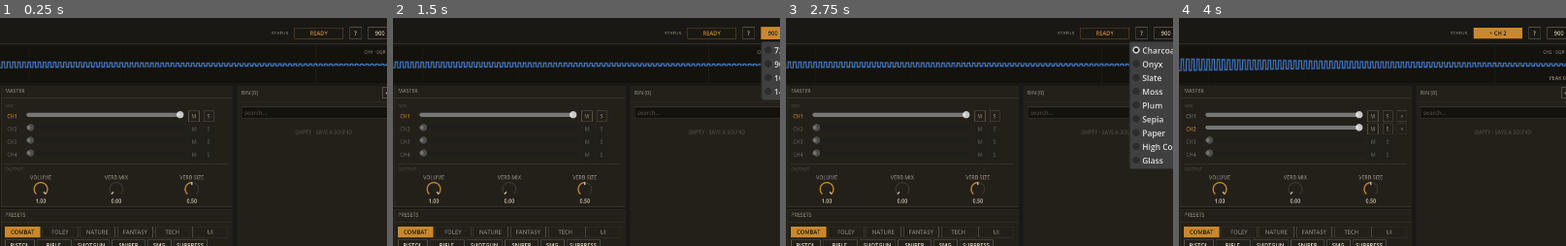
Above: before the commit, frames 1-4 (left to right).
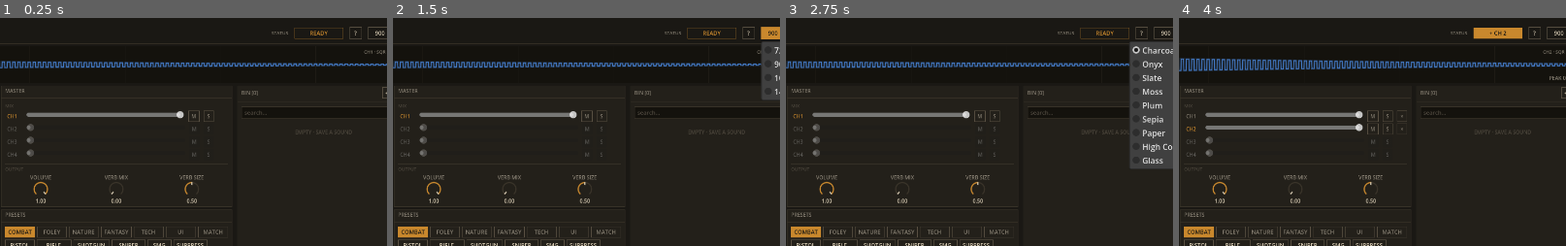
Above: after the commit, the same moments.

Repository: PMGRNTS/sprightly_sound_app
Game: Godot game, scene res://scenes/main.tscn
Same seed, same stepped clock (60 frames per second), same inputs: the game is played once before the commit and once after it.
Inputs:
- Up to frame 1 (0.25 s): no input
- Up to frame 2 (1.5 s): click "?" at 0.5 s; click "900" at 1.25 s
- Up to frame 3 (2.75 s): click "◐" at 2 s
- Up to frame 4 (4 s): click "CH 1" at 2.75 s; click "+" at 3.5 s
The pictures show only the part of the screen within x 46-96%, y 1-51%; the shares and areas given below are measured in that part.

The runs differ from the first frame. In frame 1, 0.7% of the frame differs, in the area x 2-58%, y 91-97%; in frame 2, 0.7%; in frame 3, 0.7%; in frame 4, 0.7%.

Commit message:
Add MATCH preset tab: 24 competitive-match sounds
New presets_match.gd group with cues for competitive play:
objectives (captured, capturing, contested, point lost, flag
taken/dropped/captured/returned, bomb planted/defused, checkpoint),
round flow (match start horn, round win/loss, overtime, final-seconds
tick), combat feedback (hitmarker, elimination, headshot, streak,
respawn) and map events (ping, airdrop, zone closing).

CAPTURNG and CONTESTD are one-second seamless loops. Tremolo depth
always fades, so their steady pulse comes from detune beating and a
sub-audio saw pinging a resonant bandpass instead.

Registered in registry.json, the Godot dispatcher and both display-tab
maps; regenerated docs/js/presets-generated.js. Levels balanced to the
existing GAME/UI loudness targets.

Co-Authored-By: Claude Opus 5.5 <noreply@anthropic.com>

Diff:
--- a/project.godot
+++ b/project.godot
@@ -15,7 +15,7 @@
 [application]
 
 config/name="Hone"
-config/description="Multi-channel sound effect synthesizer with ADSR envelopes, filters, drive, delay, crush, reverb, flanger, chord stacking, and 130+ layered presets."
+config/description="Multi-channel sound effect synthesizer with ADSR envelopes, filters, drive, delay, crush, reverb, flanger, chord stacking, and 160+ layered presets."
 run/main_scene="res://scenes/main.tscn"
 config/features=PackedStringArray("4.7", "Forward Plus")
 config/icon="uid://bqw81ib63p7mp"
--- a/scripts/app/ui_builder.gd
+++ b/scripts/app/ui_builder.gd
@@ -24,7 +24,7 @@
 	"crush", "flanger", "chord",
 ]
 
-# Preset-tab consolidation: twelve registry groups bin into six display
+# Preset-tab consolidation: thirteen registry groups bin into seven display
 # groups so the panel shows fewer tabs. Done at the UI layer because
 # Presets.GROUP_CLASSES dispatches preset functions by the registry's
 # source group — keeping registry.json and the dispatcher untouched
@@ -42,6 +42,7 @@
 	"MACHINE": "TECH",
 	"UI":      "UI",
 	"GAME":    "UI",
+	"MATCH":   "MATCH",
 }
 
 const PRESET_GRID_COLUMNS := 6
--- a/scripts/presets.gd
+++ b/scripts/presets.gd
@@ -30,6 +30,7 @@
 	"MACHINE": preload("res://scripts/presets/presets_machine.gd"),
 	"UI":      preload("res://scripts/presets/presets_ui.gd"),
 	"GAME":    preload("res://scripts/presets/presets_game.gd"),
+	"MATCH":   preload("res://scripts/presets/presets_match.gd"),
 }
 
 # Loaded once from registry.json at first class access. UI walks this to
--- /dev/null
+++ b/scripts/presets/presets_match.gd
@@ -0,0 +1,327 @@
+class_name PresetsMatch
+extends PresetsHelpers
+
+# Competitive-match cues: objective events (hill / point / flag / bomb),
+# round flow, combat feedback and map events. They have to read
+# instantly over gunfire, so each has one clear identity — rising major
+# for good news, falling minor for bad, dissonant pulses for "contested"
+# — and a crisp transient so it cuts through a busy mix. Chord stingers
+# play one channel per chord tone with a shared arp, so every voice
+# changes chord on the same beat.
+
+
+# ── Objectives ─────────────────────────────────────────────────────
+
+static func preset_captured() -> Dictionary:
+	# Hill / point captured: a quick brass run up the major chord, landing
+	# on a bell and a cymbal at 0.3 s while a chord blooms underneath.
+	var root: float = _pick([523.0, 587.0])
+	var run: Dictionary = _layer({"mode": SAW, "pitch": root, "voice": 2, "detune": 0.006, "length": 0.42, "volume": 0.60, "level": 0.84},
+		[_env(0.0, 0.0, 1.0, 0.15), _arp(13.3, 4, 7, 12), _filt(LP, 2400.0, 0.3, 0.3, 0.0, 0.6)])
+	var bloom: Dictionary = _layer({"mode": SAW, "pitch": root, "voice": 3, "detune": 0.008, "length": 1.4, "volume": 0.50, "level": 0.50},
+		[_env(0.22, 0.2, 0.6, 0.4), _chord(4, 7, 12, 0.6), _filt(LP, 1800.0, 0.3, 0.4, 0.25, 0.7)])
+	var bell: Dictionary = _layer({"mode": SIN, "pitch": root * 4.0, "length": 1.4, "volume": 0.60, "level": 0.50},
+		[_at(0.3, 1.4, 0.3), _chord(12, 19, 0, 0.3)])
+	var crash: Dictionary = _layer({"mode": NSE, "length": 1.4, "volume": 0.60, "level": 0.37},
+		[_at(0.3, 1.4, 0.3), _filt(HP, 5000.0, 0.2)])
+	return _sound([run, bloom, bell, crash], 0.35, 0.55)
+
+
+static func preset_capturing() -> Dictionary:
+	# Capture in progress, one second long — loop it while the player
+	# holds the point. Tremolo depth always fades, so the steady 8 Hz
+	# pulse comes from elsewhere: a sub-audio saw pings a resonant
+	# bandpass once per cycle, and two detuned voices beat at 8 Hz.
+	var ticks: Dictionary = _layer({"mode": SAW, "pitch": 8.0, "length": 1.0, "volume": 0.80, "level": 0.40},
+		[_env(0.01, 0.0, 1.0, 0.01), _filt(BP, 1320.0, 0.95)])
+	var pad: Dictionary = _layer({"mode": SIN, "pitch": 330.0, "voice": 2, "detune": 0.0242, "length": 1.0, "volume": 0.60, "level": 0.36},
+		[_env(0.01, 0.0, 1.0, 0.01)])
+	# No chord on loop layers: its upward copies are time-compressed and
+	# would drop out halfway through the loop.
+	var hum: Dictionary = _layer({"mode": TRI, "pitch": 165.0, "length": 1.0, "volume": 0.50, "level": 0.20},
+		[_env(0.01, 0.0, 1.0, 0.01), _filt(LP, 800.0, 0.2)])
+	return _sound([ticks, pad, hum], 0.0, 0.3)
+
+
+static func preset_contested() -> Dictionary:
+	# Point contested: a tritone warble over a throbbing buzz, with a
+	# ticking edge. One second long and loopable — every rate divides it.
+	var warble: Dictionary = _layer({"mode": SQR, "pitch": 622.0, "length": 1.0, "volume": 0.60, "level": 0.40},
+		[_env(0.01, 0.0, 1.0, 0.01), _arp(6.0, 6, 0, 6), _filt(BP, 1400.0, 0.4)])
+	var buzz: Dictionary = _layer({"mode": SAW, "pitch": 155.0, "voice": 2, "detune": 0.0387, "length": 1.0, "volume": 0.60, "level": 0.36},
+		[_env(0.01, 0.0, 1.0, 0.01), _filt(LP, 900.0, 0.4)])
+	var edge: Dictionary = _layer({"mode": SAW, "pitch": 6.0, "length": 1.0, "volume": 0.80, "level": 0.30},
+		[_env(0.01, 0.0, 1.0, 0.01), _filt(BP, 2500.0, 0.9)])
+	return _sound([warble, buzz, edge], 0.0, 0.3)
+
+
+static func preset_point_lost() -> Dictionary:
+	# Point lost: brass falling down the minor chord (5 → ♭3 → 1) over a
+	# sinking low note.
+	var root: float = _pick([784.0, 698.0])
+	var fall: Dictionary = _layer({"mode": SAW, "pitch": root * 0.5, "voice": 2, "detune": 0.008, "length": 0.8, "volume": 0.70, "level": 0.65},
+		[_env(0.0, 0.1, 0.7, 0.4), _arp(9.0, -4, -7, -7), _filt(LP, 1600.0, 0.3, -0.3, 0.0, 1.0)])
+	var low: Dictionary = _layer({"mode": SAW, "pitch": root * 0.25, "voice": 2, "detune": 0.01, "length": 0.8, "volume": 0.60, "level": 0.48},
+		[_env(0.02, 0.2, 0.6, 0.4), _bend(-0.15, 1.0, 0.0), _filt(LP, 700.0, 0.3)])
+	var thud: Dictionary = _layer({"mode": SIN, "pitch": 70.0, "length": 0.25, "volume": 0.80, "level": 0.42},
+		[_bend(0.4, 0.0, 0.4)])
+	return _sound([fall, low, thud], 0.25, 0.45)
+
+
+static func preset_flag_taken() -> Dictionary:
+	# Flag taken: two scooping horn blasts — an alarm, not a fanfare.
+	var horn: Dictionary = _layer({"mode": SAW, "pitch": 233.0, "voice": 3, "detune": 0.012, "length": 0.32, "volume": 0.70, "level": 0.55},
+		[_env(0.03, 0.1, 0.8, 0.2), _bend(-0.12, 0.0, 0.3), _drive(0.3), _filt(LP, 1500.0, 0.3), _echo(380.0, 0.9)])
+	var high: Dictionary = _layer({"mode": SQR, "pitch": 932.0, "length": 0.32, "volume": 0.50, "level": 0.25},
+		[_env(0.03, 0.1, 0.8, 0.2), _bend(-0.12, 0.0, 0.3), _filt(BP, 1800.0, 0.5), _echo(380.0, 0.9)])
+	var sub: Dictionary = _layer({"mode": SIN, "pitch": 58.0, "length": 0.32, "volume": 0.80, "level": 0.35},
+		[_env(0.03, 0.1, 0.8, 0.2), _echo(380.0, 0.9)])
+	return _sound([horn, high, sub], 0.2, 0.45)
+
+
+static func preset_flag_dropped() -> Dictionary:
+	# Flag dropped: cloth flutter, a thud, and a falling two-note chime.
+	var chime: Dictionary = _layer({"mode": SIN, "pitch": 1319.0, "length": 0.45, "volume": 0.70, "level": 0.53},
+		[_env(0.0, 0.15, 0.5, 0.5), _arp(8.0, -5, -5, -5), _chord(12, 19, 0, 0.3)])
+	var thud: Dictionary = _layer({"mode": SIN, "pitch": 90.0, "length": 0.2, "volume": 0.90, "level": 0.50},
+		[_bend(0.3, 0.0, 0.4)])
+	var cloth: Dictionary = _layer({"mode": NSE, "length": 0.22, "volume": 0.70, "level": 0.35},
+		[_env(0.1, 0.9, 0.0, 0.0), _filt(BP, 1500.0, 0.3), _trem(0.7, 24.0)])
+	return _sound([chime, thud, cloth], 0.2, 0.4)
+
+
+static func preset_flag_captured() -> Dictionary:
+	# Flag captured / scored: "ta-ta-ta-TAAA" — three brass pickups, then
+	# the chord a fourth up with a cymbal crash. The arp's three equal
+	# steps hold the top note; a saw tremolo that fades out by 0.45 s
+	# articulates the pickups.
+	var root: float = _pick([392.0, 440.0])
+	var brass: Dictionary = _layer({"mode": SAW, "pitch": root, "voice": 3, "detune": 0.008, "length": 1.5, "volume": 0.60, "level": 0.64},
+		[_env(0.01, 0.2, 0.7, 0.4), _arp(2.5, 5, 5, 5), _trem(1.0, 7.5, SAW, 0.0, 0.3), _filt(LP, 1400.0, 0.3, 0.5, 0.0, 0.3)])
+	var third: Dictionary = _layer({"mode": SAW, "pitch": root * 1.26, "voice": 2, "detune": 0.008, "length": 1.5, "volume": 0.50, "level": 0.40},
+		[_env(0.01, 0.2, 0.7, 0.4), _arp(2.5, 5, 5, 5), _trem(1.0, 7.5, SAW, 0.0, 0.3), _filt(LP, 1400.0, 0.3, 0.5, 0.0, 0.3)])
+	var timpani: Dictionary = _layer({"mode": SIN, "pitch": root * 0.25, "length": 1.5, "volume": 0.90, "level": 0.48},
+		[_env(0.0, 0.6, 0.0, 0.0), _arp(2.5, 5, 5, 5), _bend(0.15, 0.0, 0.1), _trem(1.0, 7.5, SAW, 0.0, 0.3)])
+	var crash: Dictionary = _layer({"mode": NSE, "length": 1.6, "volume": 0.70, "level": 0.32},
+		[_at(0.4, 1.6, 0.4), _filt(HP, 4500.0, 0.2)])
+	return _sound([brass, third, timpani, crash], 0.35, 0.6)
+
+
+static func preset_flag_returned() -> Dictionary:
+	# Flag returned: a reverse whoosh pulling into a bright chime at 0.45 s.
+	var whoosh: Dictionary = _layer({"mode": NSE, "length": 0.45, "volume": 0.70, "level": 0.59},
+		[_env(0.9, 0.1, 0.0, 0.0), _filt(BP, 600.0, 0.5, 0.6, 1.0, 0.0)])
+	var chime: Dictionary = _layer({"mode": SIN, "pitch": 1319.0, "length": 1.8, "volume": 0.70, "level": 0.71},
+		[_at(0.45, 1.8, 0.45), _chord(7, 12, 0, 0.4)])
+	var thump: Dictionary = _layer({"mode": SIN, "pitch": 110.0, "length": 1.8, "volume": 0.80, "level": 0.50},
+		[_at(0.45, 1.8, 0.15), _bend(0.3, 0.25, 0.1)])
+	return _sound([whoosh, chime, thump], 0.3, 0.5)
+
+
+static func preset_bomb_planted() -> Dictionary:
+	# Bomb planted: a button press, two armed beeps, and a dark swell.
+	var press: Dictionary = _layer({"mode": NSE, "length": 0.015, "volume": 0.70, "level": 0.25},
+		[_filt(HP, 3000.0, 0.3)])
+	var beeps: Dictionary = _layer({"mode": SQR, "pitch": 1976.0, "length": 0.07, "volume": 0.60, "level": 0.25},
+		[_env(0.0, 0.2, 0.8, 0.2), _filt(BP, 2200.0, 0.4), _echo(140.0, 1.0)])
+	var swell: Dictionary = _layer({"mode": SAW, "pitch": 55.0, "voice": 3, "detune": 0.02, "length": 1.4, "volume": 0.70, "level": 0.42},
+		[_env(0.3, 0.0, 1.0, 0.4), _filt(LP, 250.0, 0.4, 0.35, 0.4, 0.6), _drive(0.3)])
+	var tone: Dictionary = _layer({"mode": SIN, "pitch": 880.0, "length": 1.4, "volume": 0.50, "level": 0.20},
+		[_env(0.15, 0.0, 1.0, 0.5), _arp(3.0, -1, 0, -1), _trem(0.5, 6.0)])
+	return _sound([press, beeps, swell, tone], 0.25, 0.5)
+
+
+static func preset_bomb_defused() -> Dictionary:
+	# Bomb defused: a wire snip, the device powering down, and a relieved
+	# two-note chime at 0.35 s. The arp's step 4 (a fourth down) is
+	# playing when the gate opens; it wraps to the root at 0.44 s.
+	var snip: Dictionary = _layer({"mode": NSE, "length": 0.025, "volume": 0.80, "level": 0.49},
+		[_filt(HP, 4000.0, 0.3)])
+	var tink: Dictionary = _layer({"mode": SIN, "pitch": 3100.0, "length": 0.05, "volume": 0.60, "level": 0.28},
+		[_chord(7, 0, 0, 0.3)])
+	var power: Dictionary = _layer({"mode": SQR, "pitch": 880.0, "length": 0.4, "volume": 0.50, "level": 0.40},
+		[_env(0.0, 0.0, 1.0, 0.3), _bend(-0.6, 1.0, 0.0), _filt(LP, 2000.0, 0.3, -0.5, 0.0, 1.0)])
+	var chime: Dictionary = _layer({"mode": SIN, "pitch": 988.0, "length": 1.4, "volume": 0.70, "level": 0.57},
+		[_at(0.35, 1.4, 0.35), _arp(9.0, 0, 0, -5), _chord(12, 0, 0, 0.3)])
+	return _sound([snip, tink, power, chime], 0.25, 0.45)
+
+
+static func preset_checkpoint() -> Dictionary:
+	# Checkpoint reached / time extended: a bright "ding-DING" a fourth up.
+	var chime: Dictionary = _layer({"mode": SIN, "pitch": 1319.0, "length": 0.6, "volume": 0.70, "level": 0.71},
+		[_env(0.0, 0.15, 0.6, 0.5), _arp(6.0, 5, 5, 5), _chord(12, 19, 0, 0.3)])
+	var under: Dictionary = _layer({"mode": TRI, "pitch": 659.0, "length": 0.6, "volume": 0.50, "level": 0.34},
+		[_env(0.0, 0.15, 0.6, 0.5), _arp(6.0, 5, 5, 5)])
+	var tick: Dictionary = _layer({"mode": NSE, "length": 0.01, "volume": 0.50, "level": 0.42},
+		[_filt(HP, 5000.0, 0.3), _echo(167.0, 1.0)])
+	return _sound([chime, under, tick], 0.3, 0.5)
+
+
+# ── Round flow ─────────────────────────────────────────────────────
+
+static func preset_match_start() -> Dictionary:
+	# Stadium air horn: a dissonant, overdriven blast with a scoop up.
+	var horn: Dictionary = _layer({"mode": SAW, "pitch": 370.0, "voice": 4, "detune": 0.02, "length": 1.0, "volume": 0.70, "level": 0.34},
+		[_env(0.03, 0.1, 0.85, 0.15), _bend(-0.06, 0.0, 0.12), _drive(0.5), _filt(LP, 2800.0, 0.3)])
+	var second: Dictionary = _layer({"mode": SAW, "pitch": 440.0, "voice": 2, "detune": 0.015, "length": 1.0, "volume": 0.60, "level": 0.24},
+		[_env(0.03, 0.1, 0.85, 0.15), _bend(-0.06, 0.0, 0.12), _drive(0.5), _filt(LP, 2800.0, 0.3)])
+	var low: Dictionary = _layer({"mode": SQR, "pitch": 185.0, "voice": 2, "detune": 0.02, "length": 1.0, "volume": 0.60, "level": 0.22},
+		[_env(0.03, 0.1, 0.85, 0.15), _bend(-0.06, 0.0, 0.12), _filt(LP, 1200.0, 0.3)])
+	var breath: Dictionary = _layer({"mode": NSE, "length": 1.0, "volume": 0.50, "level": 0.10},
+		[_env(0.03, 0.1, 0.85, 0.15), _filt(BP, 2500.0, 0.3)])
+	return _sound([horn, second, low, breath], 0.3, 0.6)
+
+
+static func preset_round_win() -> Dictionary:
+	# Victory: brass climbing I → IV → V → I, one chord tone per channel,
+	# with timpani hits on each change.
+	var root: float = _pick([262.0, 294.0])
+	var bass: Dictionary = _layer({"mode": SAW, "pitch": root, "voice": 2, "detune": 0.008, "length": 1.8, "volume": 0.60, "level": 0.42},
+		[_env(0.01, 0.0, 1.0, 0.3), _arp(2.5, 5, 7, 12), _pulses(2.5, 0.4), _filt(LP, 1500.0, 0.3)])
+	var third: Dictionary = _layer({"mode": SAW, "pitch": root * 1.26, "voice": 2, "detune": 0.008, "length": 1.8, "volume": 0.50, "level": 0.30},
+		[_env(0.01, 0.0, 1.0, 0.3), _arp(2.5, 5, 7, 12), _pulses(2.5, 0.4), _filt(LP, 1800.0, 0.3)])
+	var fifth: Dictionary = _layer({"mode": TRI, "pitch": root * 2.997, "length": 1.8, "volume": 0.60, "level": 0.30},
+		[_env(0.01, 0.0, 1.0, 0.3), _arp(2.5, 5, 7, 12), _pulses(2.5, 0.4), _chord(12, 0, 0, 0.3)])
+	var timpani: Dictionary = _layer({"mode": SIN, "pitch": root * 0.25, "length": 1.8, "volume": 0.90, "level": 0.36},
+		[_arp(2.5, 5, 7, 12), _bend(0.1, 0.0, 0.05), _pulses(2.5)])
+	return _sound([bass, third, fifth, timpani], 0.35, 0.6)
+
+
+static func preset_round_lost() -> Dictionary:
+	# Defeat: slow minor descent i → ♭VI → iv → i, voiced in three parts,
+	# over a dark low boom.
+	var root: float = _pick([262.0, 247.0])
+	var low: Dictionary = _layer({"mode": SAW, "pitch": root, "voice": 2, "detune": 0.01, "length": 2.0, "volume": 0.60, "level": 0.30},
+		[_env(0.02, 0.0, 1.0, 0.35), _arp(2.0, -4, -7, -12), _pulses(2.0, 0.3), _filt(LP, 1100.0, 0.3, -0.3, 0.0, 1.0)])
+	var mid: Dictionary = _layer({"mode": SAW, "pitch": root * 1.189, "voice": 2, "detune": 0.01, "length": 2.0, "volume": 0.50, "level": 0.22},
+		[_env(0.02, 0.0, 1.0, 0.35), _arp(2.0, -3, -7, -12), _pulses(2.0, 0.3), _filt(LP, 1100.0, 0.3, -0.3, 0.0, 1.0)])
+	var top: Dictionary = _layer({"mode": TRI, "pitch": root * 1.498, "length": 2.0, "volume": 0.60, "level": 0.21},
+		[_env(0.02, 0.0, 1.0, 0.35), _arp(2.0, -4, -7, -12), _pulses(2.0, 0.3)])
+	var boom: Dictionary = _layer({"mode": SIN, "pitch": 49.0, "length": 1.0, "volume": 0.90, "level": 0.21},
+		[_bend(0.3, 0.0, 0.3), _drive(0.2)])
+	return _sound([low, mid, top, boom], 0.35, 0.65)
+
+
+static func preset_overtime() -> Dictionary:
+	# Overtime: a bass whose filter opens over two seconds, a slow siren
+	# above it and hats — tension that keeps climbing. The tremolos use
+	# attack 1.0 so the 8 Hz pulse grows tighter toward the end.
+	var pulse: Dictionary = _layer({"mode": SAW, "pitch": 110.0, "voice": 2, "detune": 0.02, "length": 2.0, "volume": 0.70, "level": 0.45},
+		[_env(0.0, 0.0, 1.0, 0.1), _trem(0.9, 8.0, SAW, 1.0, 0.0), _bend(0.12, 1.0, 0.0), _filt(LP, 300.0, 0.5, 0.6, 1.0, 0.0)])
+	var siren: Dictionary = _layer({"mode": SIN, "pitch": 700.0, "length": 2.0, "volume": 0.50, "level": 0.21},
+		[_env(0.2, 0.0, 1.0, 0.15), _vib(0.12, 1.0, TRI), _bend(0.15, 1.0, 0.0)])
+	var hats: Dictionary = _layer({"mode": NSE, "length": 2.0, "volume": 0.50, "level": 0.16},
+		[_env(0.3, 0.0, 1.0, 0.1), _filt(HP, 7000.0, 0.2), _trem(1.0, 8.0, SAW, 1.0, 0.0)])
+	var hit: Dictionary = _layer({"mode": SIN, "pitch": 55.0, "length": 0.5, "volume": 0.90, "level": 0.22},
+		[_bend(0.4, 0.0, 0.3), _drive(0.3)])
+	return _sound([pulse, siren, hats, hit], 0.2, 0.5)
+
+
+static func preset_time_tick() -> Dictionary:
+	# Final-seconds tick: woodblock plus a short high beep. Fire once a
+	# second as the clock runs out.
+	var block: Dictionary = _layer({"mode": SIN, "pitch": _rand(1150.0, 1250.0), "length": 0.06, "volume": 0.80, "level": 0.71},
+		[_bend(0.1, 0.0, 0.3)])
+	var click: Dictionary = _layer({"mode": NSE, "length": 0.008, "volume": 0.70, "level": 0.48},
+		[_filt(BP, 3000.0, 0.4)])
+	var beep: Dictionary = _layer({"mode": SQR, "pitch": 1760.0, "length": 0.09, "volume": 0.50, "level": 0.35},
+		[_env(0.0, 0.3, 0.6, 0.3), _filt(BP, 2400.0, 0.4)])
+	return _sound([block, click, beep], 0.05, 0.25)
+
+
+# ── Combat feedback ────────────────────────────────────────────────
+
+static func preset_hitmarker() -> Dictionary:
+	# Hit confirm: a tiny, dry metallic "tk".
+	var click: Dictionary = _layer({"mode": NSE, "length": 0.012, "volume": 0.80, "level": 0.40},
+		[_filt(HP, 3500.0, 0.3)])
+	var tone: Dictionary = _layer({"mode": SQR, "pitch": _rand(2500.0, 2700.0), "length": 0.03, "volume": 0.50, "level": 0.30},
+		[_filt(BP, 3000.0, 0.5)])
+	var ping: Dictionary = _layer({"mode": SIN, "pitch": 4100.0, "length": 0.04, "volume": 0.50, "level": 0.24})
+	return _sound([click, tone, ping], 0.0, 0.2)
+
+
+static func preset_elimination() -> Dictionary:
+	# Kill confirmed: a punchy thunk under a bright bell.
+	var bell: Dictionary = _layer({"mode": SIN, "pitch": _pick([1568.0, 1760.0]), "length": 0.5, "volume": 0.70, "level": 0.42},
+		[_chord(12, 19, 0, 0.3)])
+	var punch: Dictionary = _layer({"mode": SIN, "pitch": 120.0, "length": 0.12, "volume": 0.90, "level": 0.42},
+		[_bend(0.4, 0.0, 0.4), _drive(0.3)])
+	var snap: Dictionary = _layer({"mode": NSE, "length": 0.03, "volume": 0.80, "level": 0.30},
+		[_filt(BP, 2500.0, 0.4)])
+	return _sound([bell, punch, snap], 0.12, 0.3)
+
+
+static func preset_headshot() -> Dictionary:
+	# Headshot: helmet "tink" — an inharmonic metal ring and a crunch.
+	var ring: Dictionary = _layer({"mode": SIN, "pitch": _rand(2900.0, 3200.0), "length": 0.45, "volume": 0.70, "level": 0.51},
+		[_chord(6, 13, 18, 0.5)])
+	var crunch: Dictionary = _layer({"mode": NSE, "length": 0.05, "volume": 0.90, "level": 0.51},
+		[_filt(BP, 1800.0, 0.4), _drive(0.5), _crush(6, 2)])
+	var body: Dictionary = _layer({"mode": TRI, "pitch": 1200.0, "length": 0.08, "volume": 0.60, "level": 0.34},
+		[_bend(0.2, 0.0, 0.4)])
+	return _sound([ring, crunch, body], 0.1, 0.25)
+
+
+static func preset_streak() -> Dictionary:
+	# Multi-kill / streak: a fast rising triple ding over a riser and a
+	# sub drop.
+	var root: float = _pick([1047.0, 1175.0])
+	var dings: Dictionary = _layer({"mode": SIN, "pitch": root, "length": 0.55, "volume": 0.70, "level": 0.42},
+		[_env(0.0, 0.1, 0.6, 0.5), _arp(11.0, 4, 7, 12), _pulses(11.0, 0.6), _chord(12, 0, 0, 0.3)])
+	var lead: Dictionary = _layer({"mode": SQR, "pitch": root * 0.5, "length": 0.55, "volume": 0.40, "level": 0.18},
+		[_env(0.0, 0.1, 0.6, 0.5), _arp(11.0, 4, 7, 12), _filt(LP, 2500.0, 0.3)])
+	var riser: Dictionary = _layer({"mode": NSE, "length": 0.4, "volume": 0.60, "level": 0.24},
+		[_env(0.6, 0.4, 0.0, 0.0), _filt(BP, 1500.0, 0.5, 0.6, 1.0, 0.0)])
+	var drop: Dictionary = _layer({"mode": SIN, "pitch": 60.0, "length": 0.3, "volume": 0.90, "level": 0.36},
+		[_bend(0.6, 0.0, 0.4)])
+	return _sound([dings, lead, riser, drop], 0.25, 0.45)
+
+
+static func preset_respawn() -> Dictionary:
+	# Respawn: an energy whoosh rising into a landing thump and shimmer.
+	var rise: Dictionary = _layer({"mode": SIN, "pitch": 220.0, "voice": 2, "detune": 0.01, "length": 0.7, "volume": 0.60, "level": 0.48},
+		[_env(0.6, 0.1, 0.3, 0.3), _bend(0.5, 0.6, 0.0), _chord(7, 12, 0, 0.4)])
+	var whoosh: Dictionary = _layer({"mode": NSE, "length": 0.6, "volume": 0.60, "level": 0.40},
+		[_env(0.7, 0.3, 0.0, 0.0), _filt(BP, 500.0, 0.5, 0.6, 0.7, 0.3)])
+	var thump: Dictionary = _layer({"mode": SIN, "pitch": 70.0, "length": 1.6, "volume": 0.90, "level": 0.48},
+		[_at(0.4, 1.6, 0.25), _bend(0.4, 0.25, 0.1)])
+	var shimmer: Dictionary = _layer({"mode": SIN, "pitch": 1760.0, "length": 1.6, "volume": 0.50, "level": 0.29},
+		[_at(0.4, 1.6, 0.4), _arp(20.0, 7, 12, 19)])
+	return _sound([rise, whoosh, thump, shimmer], 0.3, 0.5)
+
+
+# ── Map events ─────────────────────────────────────────────────────
+
+static func preset_ping() -> Dictionary:
+	# Team map ping: a clean sonar "bip" with a short spatial echo.
+	var bip: Dictionary = _layer({"mode": SIN, "pitch": _rand(1350.0, 1450.0), "length": 0.12, "volume": 0.70, "level": 0.76},
+		[_bend(0.05, 0.0, 0.3), _chord(12, 0, 0, 0.25), _echo(140.0, 0.35, 0.35)])
+	var click: Dictionary = _layer({"mode": NSE, "length": 0.008, "volume": 0.50, "level": 0.40},
+		[_filt(HP, 4000.0, 0.3)])
+	return _sound([bip, click], 0.2, 0.4)
+
+
+static func preset_airdrop() -> Dictionary:
+	# Supply drop: a falling whistle, then the crate slams down at 0.7 s.
+	var whistle: Dictionary = _layer({"mode": SIN, "pitch": 1800.0, "length": 0.7, "volume": 0.50, "level": 0.24},
+		[_env(0.2, 0.0, 1.0, 0.05), _bend(-0.5, 1.0, 0.0), _vib(0.01, 7.0)])
+	var thud: Dictionary = _layer({"mode": SIN, "pitch": 50.0, "length": 2.8, "volume": 1.00, "level": 0.22},
+		[_at(0.7, 2.8, 0.6), _bend(0.5, 0.25, 0.1), _drive(0.3)])
+	var clank: Dictionary = _layer({"mode": NSE, "length": 2.8, "volume": 0.80, "level": 0.13},
+		[_at(0.7, 2.8, 0.25), _filt(BP, 1200.0, 0.5), _drive(0.4)])
+	var dust: Dictionary = _layer({"mode": BRN, "length": 2.8, "volume": 0.80, "level": 0.13},
+		[_at(0.7, 2.8, 0.6), _filt(LP, 500.0, 0.2)])
+	return _sound([whistle, thud, clank, dust], 0.25, 0.5)
+
+
+static func preset_zone() -> Dictionary:
+	# Zone / storm closing: a rising, flanged drone under a two-tone
+	# warning pulse that dissolves into it — the map is shrinking.
+	var drone: Dictionary = _layer({"mode": SAW, "pitch": 55.0, "voice": 4, "detune": 0.03, "length": 2.5, "volume": 0.70, "level": 0.50},
+		[_env(0.3, 0.0, 1.0, 0.25), _bend(0.25, 1.0, 0.0), _filt(LP, 200.0, 0.4, 0.5, 1.0, 0.0), _flange(0.6, 0.3, 0.5, 0.5)])
+	var wind: Dictionary = _layer({"mode": NSE, "length": 2.5, "volume": 0.60, "level": 0.30},
+		[_env(0.4, 0.0, 1.0, 0.25), _filt(BP, 400.0, 0.6, 0.5, 1.0, 0.0), _trem(0.4, 0.8)])
+	var warn: Dictionary = _layer({"mode": SIN, "pitch": 440.0, "length": 2.5, "volume": 0.50, "level": 0.24},
+		[_env(0.05, 0.0, 1.0, 0.2), _arp(2.0, -1, 0, -1), _pulses(2.0)])
+	return _sound([drone, wind, warn], 0.3, 0.6)
--- a/scripts/presets/registry.json
+++ b/scripts/presets/registry.json
@@ -135,5 +135,29 @@
   {"name": "PURCHASE", "kind": "sound", "group": "GAME", "fn": "preset_purchase"},
   {"name": "JUMP", "kind": "sound", "group": "GAME", "fn": "preset_jump"},
   {"name": "POWERUP", "kind": "sound", "group": "GAME", "fn": "preset_powerup"},
-  {"name": "HURT", "kind": "sound", "group": "GAME", "fn": "preset_hurt"}
+  {"name": "HURT", "kind": "sound", "group": "GAME", "fn": "preset_hurt"},
+  {"name": "CAPTURED", "kind": "sound", "group": "MATCH", "fn": "preset_captured"},
+  {"name": "CAPTURNG", "kind": "sound", "group": "MATCH", "fn": "preset_capturing"},
+  {"name": "CONTESTD", "kind": "sound", "group": "MATCH", "fn": "preset_contested"},
+  {"name": "PTLOST", "kind": "sound", "group": "MATCH", "fn": "preset_point_lost"},
+  {"name": "FLAGTAKE", "kind": "sound", "group": "MATCH", "fn": "preset_flag_taken"},
+  {"name": "FLAGDROP", "kind": "sound", "group": "MATCH", "fn": "preset_flag_dropped"},
+  {"name": "FLAGCAP", "kind": "sound", "group": "MATCH", "fn": "preset_flag_captured"},
+  {"name": "FLAGRTN", "kind": "sound", "group": "MATCH", "fn": "preset_flag_returned"},
+  {"name": "PLANTED", "kind": "sound", "group": "MATCH", "fn": "preset_bomb_planted"},
+  {"name": "DEFUSED", "kind": "sound", "group": "MATCH", "fn": "preset_bomb_defused"},
+  {"name": "CHKPOINT", "kind": "sound", "group": "MATCH", "fn": "preset_checkpoint"},
+  {"name": "MATCHSTR", "kind": "sound", "group": "MATCH", "fn": "preset_match_start"},
+  {"name": "ROUNDWIN", "kind": "sound", "group": "MATCH", "fn": "preset_round_win"},
+  {"name": "ROUNDLST", "kind": "sound", "group": "MATCH", "fn": "preset_round_lost"},
+  {"name": "OVERTIME", "kind": "sound", "group": "MATCH", "fn": "preset_overtime"},
+  {"name": "TIMETICK", "kind": "sound", "group": "MATCH", "fn": "preset_time_tick"},
+  {"name": "HITMARK", "kind": "sound", "group": "MATCH", "fn": "preset_hitmarker"},
+  {"name": "ELIM", "kind": "sound", "group": "MATCH", "fn": "preset_elimination"},
+  {"name": "HEADSHOT", "kind": "sound", "group": "MATCH", "fn": "preset_headshot"},
+  {"name": "STREAK", "kind": "sound", "group": "MATCH", "fn": "preset_streak"},
+  {"name": "RESPAWN", "kind": "sound", "group": "MATCH", "fn": "preset_respawn"},
+  {"name": "PING", "kind": "sound", "group": "MATCH", "fn": "preset_ping"},
+  {"name": "AIRDROP", "kind": "sound", "group": "MATCH", "fn": "preset_airdrop"},
+  {"name": "ZONE", "kind": "sound", "group": "MATCH", "fn": "preset_zone"}
 ]
Not shown, added: scripts/presets/presets_match.gd.uid
